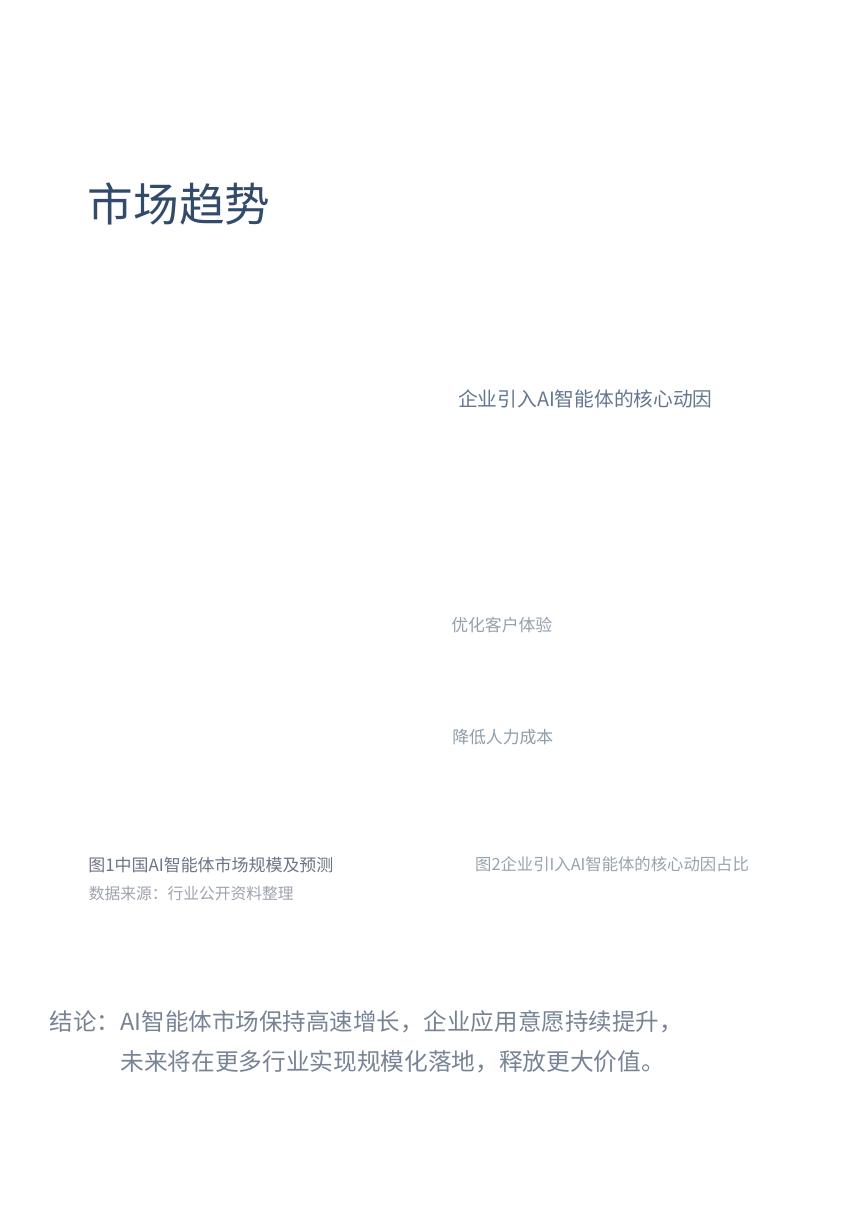
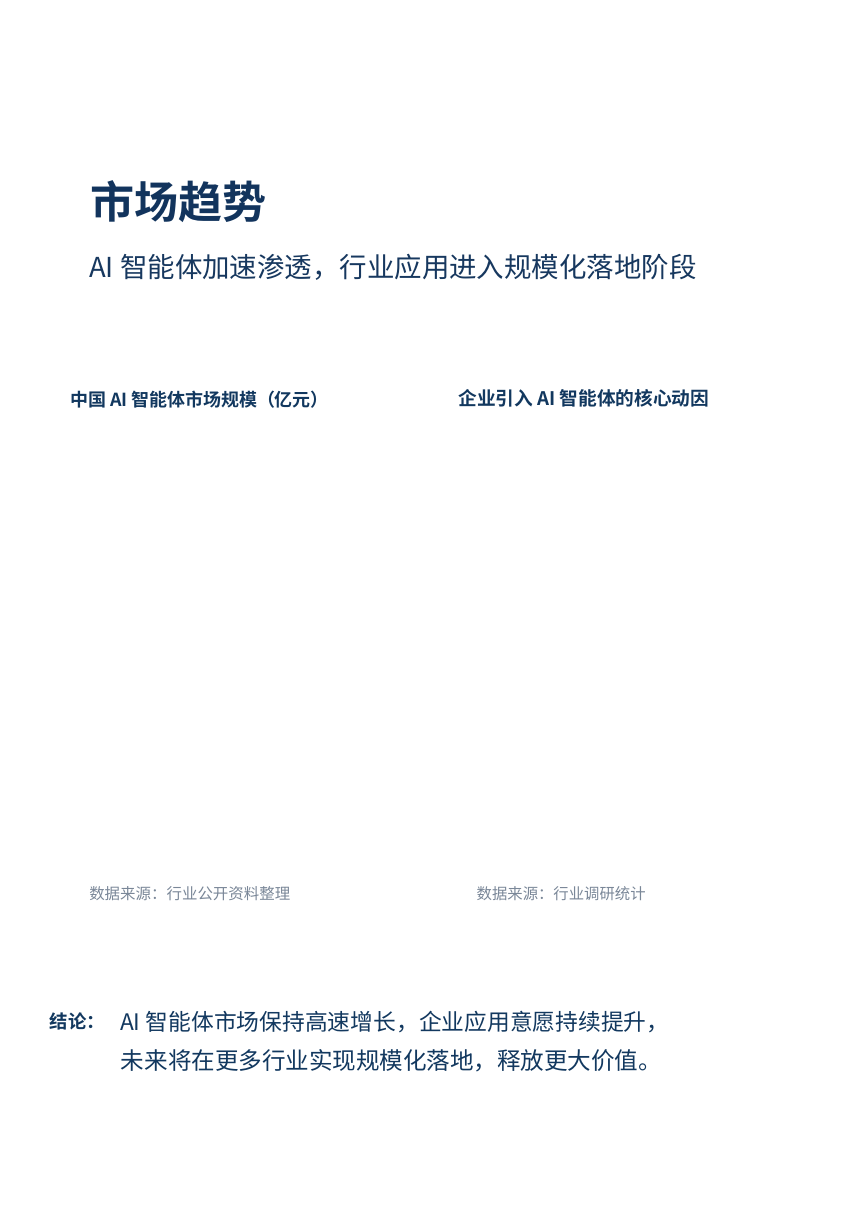
Before and after one commit to xiaoguo96/pdf2pptx, a slide deck: slide 8 of samples/output_测试3_editable.pptx. Drawn at 866x1232 pixels with LibreOffice and Linux fonts; fonts in the diff are those of the drawing; background and template pictures are left out. Boxes give left, top, right and bottom in pixels: in the first picture for what was removed or moved away, otherwise in the second. Text is boxed around its words. In the diff, an @@ line names an element or a change of style, - is before the commit and + after.

```diff
--- a/samples/output_测试3_editable.pptx
+++ b/samples/output_测试3_editable.pptx
@@ text "市场趋势" at (90,180,266,222): size 44.9 to 43.3 pt, text colour #334B6B to #12345D, bold on @@
@@ text added at (89,254,696,280), 27 pt, text #17385F @@
+AI 智能体加速渗透，行业应用进入规模化落地阶段
@@ text at (459,389,709,407): text changed; size 19.4 to 18.4 pt; text colour #647790 to #12385F; bold on @@
-企业引入AI智能体的核心动因
+企业引入 AI 智能体的核心动因
@@ text at (70,390,329,408): text changed; size 16.6 to 17.7 pt; text colour #94A0AC to #12385F; bold on @@
-优化客户体验
+中国 AI 智能体市场规模（亿元）
@@ text removed at (452,729,553,744) @@
-降低人力成本
@@ text removed at (88,857,333,873) @@
-图1中国AI智能体市场规模及预测
@@ text "数据来源：行业公开资料整理" at (89,886,290,900): size 15.5 to 15.2 pt, text colour #9EA3AF to #7A8798 @@
@@ text at (477,886,646,900): text changed; size 16.1 to 15.1 pt; text colour #97A3AF to #7A8798 @@
-图2企业引I入AI智能体的核心动因占比
+数据来源：行业调研统计
@@ text added at (50,1012,105,1030), 18.1 pt, text #12385F, bold @@
+结论：
@@ text at (120,1010,670,1033): text changed; size 23.1 to 22.4 pt; text colour #778395 to #12385F @@
-结论：AI智能体市场保持高速增长，企业应用意愿持续提升，
+AI 智能体市场保持高速增长，企业应用意愿持续提升，
@@ text "未来将在更多行业实现规模化落地，释放更大价值。" at (121,1049,662,1072): size 23.3 to 23.2 pt, text colour #778495 to #12385F @@
```
Also in this commit, not shown: 7 other slides changed, 23 other files.
